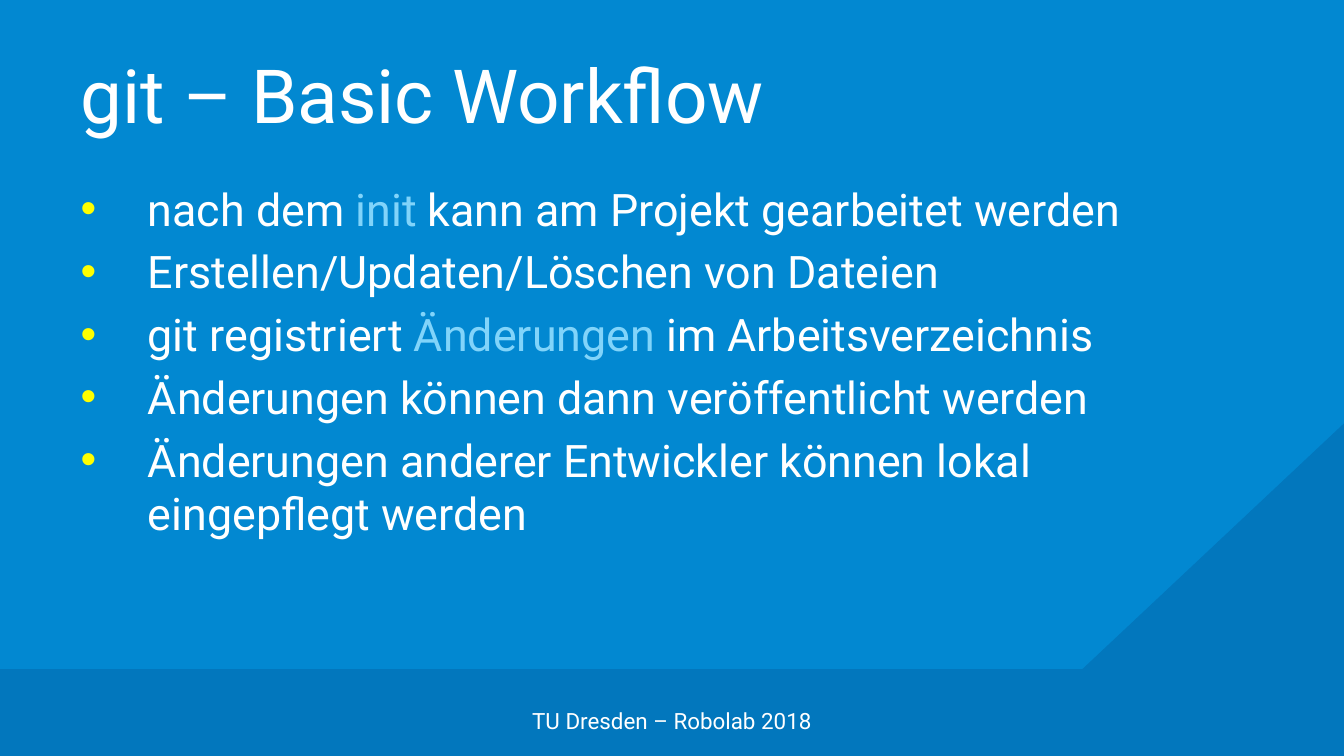
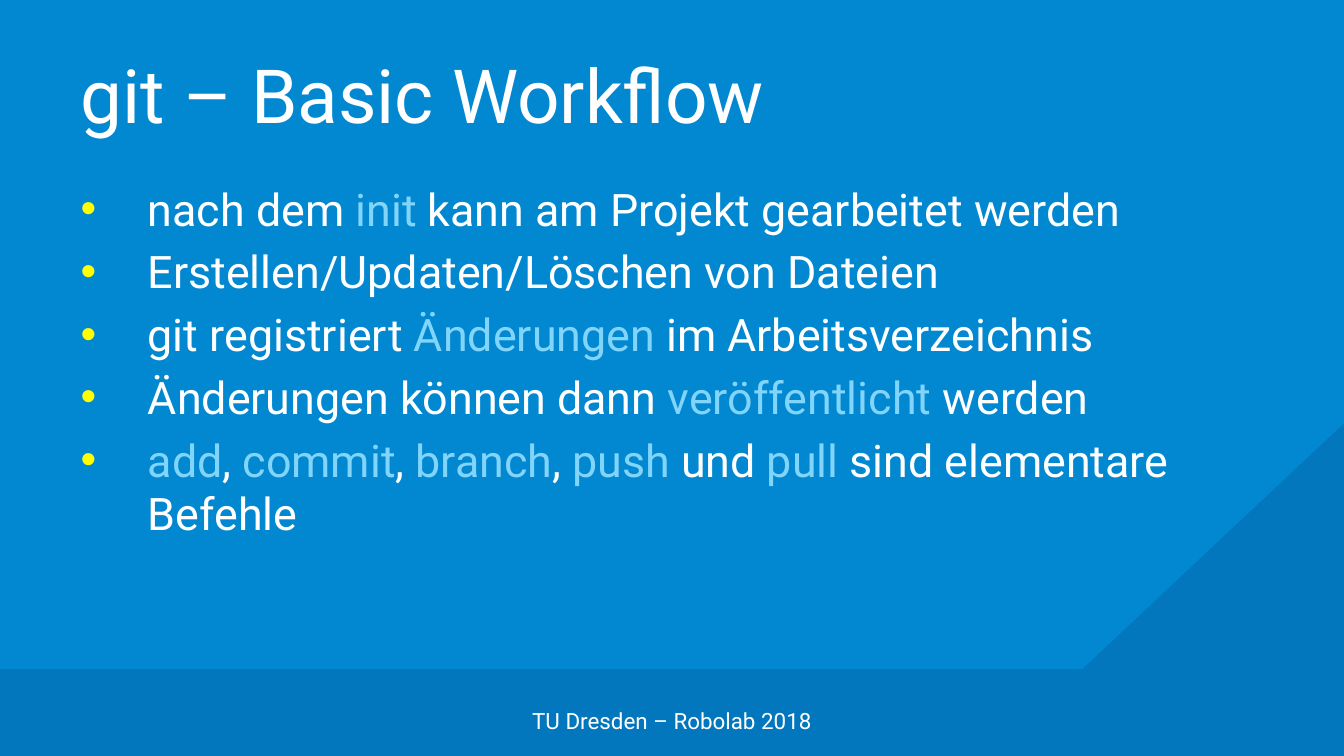
Before and after one commit to edisontrent1337/gitslides, a slide deck: slide 12 of Git.pptx. Drawn at 1344x756 pixels with LibreOffice and Linux fonts; fonts in the diff are those of the drawing; background and template pictures are left out. Boxes give left, top, right and bottom in pixels: in the first picture for what was removed or moved away, otherwise in the second. Text is boxed around its words. In the diff, an @@ line names an element or a change of style, - is before the commit and + after.

```diff
--- a/Git.pptx
+++ b/Git.pptx
@@ text at (148,375,1089,424): text colour #FFFFFF to #81D4FA in "veröffentlicht" @@
@@ text at (148,443,1169,531): text changed @@
-• Änderungen anderer Entwickler können lokal eingepflegt werden
+• add, commit, branch, push und pull sind elementare Befehle
```
Also in this commit, not shown: 8 other slides changed, 2 slides added.
